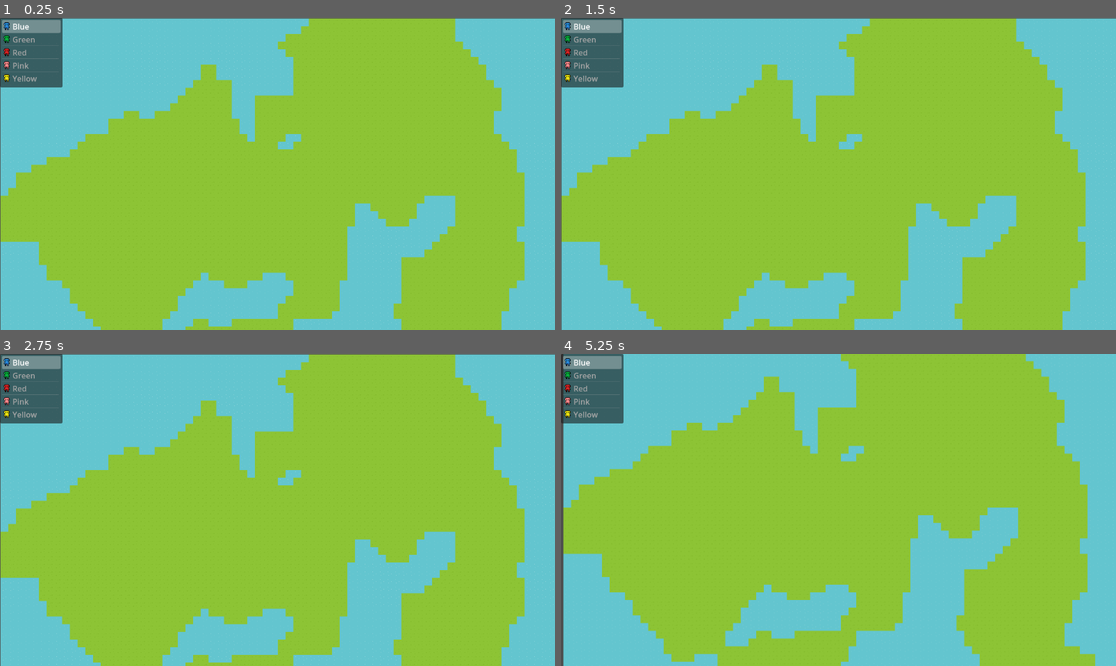
Above: before the commit, frames 1-4 (two rows, left to right).
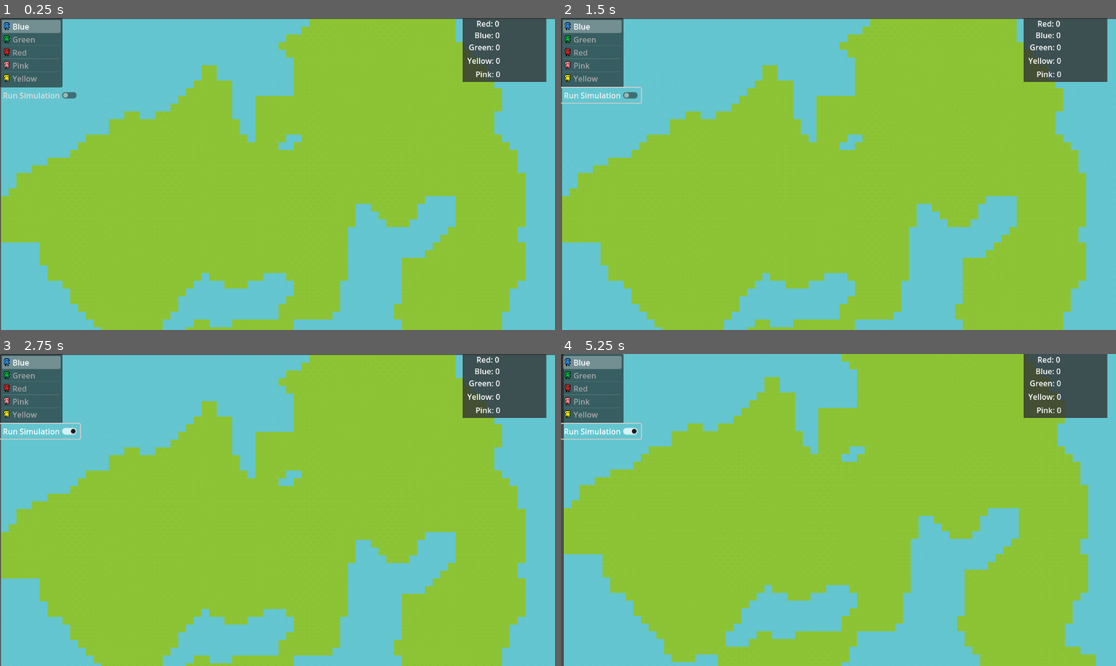
Above: after the commit, the same moments.

Repository: Crisptos/Empires-Automata
Game: Godot game, scene res://Scenes/World/world.tscn
Two runs of this game, one before a commit and one after it. Both use one fixed random seed, a clock stepped at 60 frames per second and the inputs below.
Inputs (mouse positions are in pixels of both pictures, inside the frame that each line leads up to):
- Up to frame 1 (0.25 s): no input
- Up to frame 2 (1.5 s): click (599, 96) at 0.5 s, where only the run after the commit has a clickable "Run Simulation"; click (599, 96) at 1.25 s, where only the run after the commit has a clickable "Run Simulation"
- Up to frame 3 (2.75 s): click (38, 432) at 2 s, where only the run after the commit has a clickable "Run Simulation"
- Up to frame 4 (5.25 s): tap Enter at 2.75 s; move the mouse to (960, 494) at 2.77 s; hold S (CAMERA_DOWN) 2.78-3.5 s; click (960, 494) at 2.92 s; drag from (727, 525) to (810, 572) at 3.52 s; tap Space at 4.25 s; move the mouse to (894, 441) at 4.27 s; hold D (CAMERA_RIGHT) 4.28-5 s; click (894, 441) at 4.42 s; drag from (810, 572) to (672, 463) at 5.02 s

The runs differ from the first frame. In frame 1, 5.1% of the frame differs, in the area x 0-100%, y 0-100%; in frame 2, 5.2%; in frame 3, 5.2%; in frame 4, 4.6%.

Commit message:
Added in the main cell behavior. Added a pause and play button for the world state. Added in UI elements to count the current population of each colony.

Diff:
--- a/Scenes/Person/Person.gd
+++ b/Scenes/Person/Person.gd
@@ -4,12 +4,29 @@
 var colony: int
 var age: int
 var strength: int
-var is_alive: bool
+var base_strength: int
+var strength_addon = RandomNumberGenerator.new()
+var reproduction: int
 
 func init(color: int, pos: Vector2):
 	position = pos
 	frame = color
 	colony = color
 	age = 0
-	strength = 10
-	is_alive = true
+	reproduction = 0
+	base_strength = 60
+	strength = base_strength + round(strength_addon.randf_range(1.0, 8.0))
+
+func is_alive() -> bool:
+	if age >= strength:
+		return false
+	return true
+
+func can_reproduce() -> bool:
+	if reproduction < 50:
+		return false
+	reproduction = 0
+	return true
+
+func die():
+	queue_free()
--- a/Scenes/UI/ColorOptions.gd
+++ b/Scenes/UI/ColorOptions.gd
@@ -4,8 +4,3 @@
 # Called when the node enters the scene tree for the first time.
 func _ready():
 	select(0)
-
-
-# Called every frame. 'delta' is the elapsed time since the previous frame.
-func _process(delta):
-	pass
--- a/Scenes/World/WorldGrid.gd
+++ b/Scenes/World/WorldGrid.gd
@@ -5,6 +5,13 @@
 @export var show_grid: bool = false
 @onready var DebugMode = $DebugMode
 @onready var PopulationHandler = $Population
+
+@onready var RedLabel = get_node("../CanvasLayer/GUI/Red")
+@onready var BlueLabel = get_node("../CanvasLayer/GUI/Blue")
+@onready var GreenLabel = get_node("../CanvasLayer/GUI/Green")
+@onready var YellowLabel = get_node("../CanvasLayer/GUI/Yellow")
+@onready var PinkLabel = get_node("../CanvasLayer/GUI/Pink")
+
 var PersonScene = preload("res://Scenes/Person/person.tscn")
 
 # TileMap Relevent Vars
@@ -16,9 +23,16 @@
 var grid: Dictionary = {}
 var population: Dictionary = {}
 var noise := FastNoiseLite.new()
+var dirx = RandomNumberGenerator.new()
+var diry = RandomNumberGenerator.new()
 
-# UI Related Vars
-var selected_color: int
+var red = 0
+var blue = 0
+var green = 0
+var yellow = 0
+var pink = 0
+
+enum ACTIONS {STAY, FIGHT, MOVE, ENCOUNTER}
 
 # Node Initialization
 func _ready():
@@ -27,23 +41,117 @@
 	generate_grid()
 
 # Cell Behavior and Rule Checking
-func spawn_person(pos: Vector2):
-	if !check_valid_tile(pos):
+func spawn_person(pos: Vector2, colony: int):
+	if check_valid_tile(pos) != ACTIONS.MOVE:
 		return
 	var new_person = PersonScene.instantiate()
-	new_person.init(selected_color, grid_to_world(pos))
+	new_person.init(colony, grid_to_world(pos))
 	population[pos] = new_person
 	PopulationHandler.add_child(new_person)
-	print("Spawned Person")
+	match colony:
+		0:
+			blue+=1
+			BlueLabel.set_text(str("Blue: ", blue))
+		1:
+			green+=1
+			GreenLabel.set_text(str("Green: ", green))
+		2:
+			red+=1
+			RedLabel.set_text(str("Red: ", red))
+		3:
+			pink+=1
+			PinkLabel.set_text(str("Pink: ", pink))
+		4:
+			yellow+=1
+			YellowLabel.set_text(str("Yellow: ", yellow))
 
-func check_valid_tile(pos: Vector2) -> bool:
-	if grid[pos] < .20:
-		print("Cannot place a unit in water")
-		return false
+func check_valid_tile(pos: Vector2) -> ACTIONS:
+	if pos.x < 0 || pos.y < 0 || pos.x >= width || pos.y >= height:
+		return ACTIONS.STAY
+	elif grid[pos] < .20:
+		return ACTIONS.STAY
 	elif population.has(pos):
-		print("Cannot place a unit on top of another one")
+		return ACTIONS.ENCOUNTER
+	return ACTIONS.MOVE
+
+func friend_or_foe(target: Vector2, colony: int) -> bool:
+	if population[target].colony != colony:
 		return false
 	return true
+
+func cell_fight(c1: Vector2, c2: Vector2) -> bool:
+	if population[c1].strength < population[c2].strength:
+		return false
+	return true
+
+func move_cell(cell: Person, old_spot: Vector2, new_spot: Vector2):
+	cell.position = grid_to_world(new_spot)
+	population.erase(old_spot)
+	population[new_spot] = cell
+
+func delete_cell(cell: Person, pos: Vector2):
+	match cell.colony:
+		0:
+			blue-=1
+			BlueLabel.set_text(str("Blue: ", blue))
+		1:
+			green-=1
+			GreenLabel.set_text(str("Green: ", green))
+		2:
+			red-=1
+			RedLabel.set_text(str("Red: ", red))
+		3:
+			pink-=1
+			PinkLabel.set_text(str("Pink: ", pink))
+		4:
+			yellow-=1
+			YellowLabel.set_text(str("Yellow: ", yellow))
+
+	population.erase(pos)
+	cell.die()
+
+func get_empty_pos(current_pos: Vector2) -> Vector2:
+	var full = 0
+	for x in range(-1,1):
+		for y in range(-1,1):
+			if !population.has(Vector2(current_pos.x+x, current_pos.y+y)):
+				return Vector2(current_pos.x+x, current_pos.y+y)
+
+	return current_pos
+
+func update_cells():
+
+	for pos in population:
+
+		var current_person = population[pos]
+
+		# Check to see if that cell is alive
+		if !current_person.is_alive():
+			delete_cell(current_person, pos)
+			return
+
+		# Check to see if they can reproduce
+		if current_person.can_reproduce():
+			var new_spot = get_empty_pos(pos)
+			if new_spot != pos:
+				spawn_person(new_spot, current_person.colony)
+
+		# Check for valid movement
+		var new_spot = Vector2(round(pos.x+dirx.randf_range(-1.0, 1.0)), round(pos.y+diry.randf_range(-1.0, 1.0)))
+		match check_valid_tile(new_spot):
+			ACTIONS.MOVE:
+				move_cell(current_person, pos, new_spot)
+			ACTIONS.ENCOUNTER:
+				match friend_or_foe(new_spot, current_person.colony):
+					false:
+						if cell_fight(pos, new_spot):
+							delete_cell(population[new_spot], new_spot)
+							move_cell(current_person, pos, new_spot)
+						else:
+							delete_cell(current_person, pos)
+		current_person.age+=1
+		current_person.reproduction+=5
+
 
 # World Generation
 func generate_grid():
@@ -70,7 +178,3 @@
 
 func world_to_grid(_pos: Vector2) -> Vector2:
 	return floor(_pos/cell_size)
-
-# UI Signal
-func _on_item_list_item_selected(index):
-	selected_color = index
--- a/Scenes/World/world.gd
+++ b/Scenes/World/world.gd
@@ -1,6 +1,10 @@
 extends Node2D
 
 @onready var WorldState = $WorldGrid
+
+# UI Related Vars
+var selected_color: int
+var play: bool = false
 
 func _ready():
 	pass
@@ -8,4 +12,16 @@
 func _input(event):
 	if event is InputEventMouseButton and Input.is_mouse_button_pressed(MOUSE_BUTTON_RIGHT):
 		var spawnLoc = WorldState.world_to_grid(get_global_mouse_position())
-		WorldState.spawn_person(spawnLoc)
+		WorldState.spawn_person(spawnLoc, selected_color)
+
+func _process(_delta):
+	if(play):
+		WorldState.update_cells()
+
+
+func _on_check_button_toggled(button_pressed):
+	play = !play
+
+
+func _on_item_list_item_selected(index):
+	selected_color = index
--- a/Scenes/World/world.tscn
+++ b/Scenes/World/world.tscn
@@ -30,7 +30,7 @@
 script = ExtResource("1_21lrn")
 
 [node name="WorldGrid" type="TileMap" parent="."]
-position = Vector2(1, 1)
+position = Vector2(2, 2)
 tile_set = SubResource("TileSet_0i00f")
 format = 2
 layer_0/name = "Terrain"
@@ -70,4 +70,54 @@
 item_4/icon = ExtResource("9_tak2l")
 script = ExtResource("6_1p4ph")
 
-[connection signal="item_selected" from="CanvasLayer/GUI/ItemList" to="WorldGrid" method="_on_item_list_item_selected"]
+[node name="CheckButton" type="CheckButton" parent="CanvasLayer/GUI"]
+layout_mode = 0
+offset_top = 145.0
+offset_right = 166.0
+offset_bottom = 176.0
+text = "Run Simulation"
+
+[node name="ColorRect" type="ColorRect" parent="CanvasLayer/GUI"]
+layout_mode = 0
+offset_left = 960.0
+offset_right = 1134.0
+offset_bottom = 133.0
+color = Color(0.196078, 0.196078, 0.196078, 0.803922)
+
+[node name="Red" type="Label" parent="CanvasLayer/GUI"]
+layout_mode = 0
+offset_left = 989.0
+offset_right = 1037.0
+offset_bottom = 26.0
+text = "Red: 0"
+
+[node name="Blue" type="Label" parent="CanvasLayer/GUI"]
+offset_left = 985.0
+offset_top = 24.0
+offset_right = 1038.0
+offset_bottom = 50.0
+text = "Blue: 0"
+
+[node name="Green" type="Label" parent="CanvasLayer/GUI"]
+offset_left = 973.0
+offset_top = 49.0
+offset_right = 1038.0
+offset_bottom = 75.0
+text = "Green: 0"
+
+[node name="Yellow" type="Label" parent="CanvasLayer/GUI"]
+offset_left = 970.0
+offset_top = 77.0
+offset_right = 1039.0
+offset_bottom = 103.0
+text = "Yellow: 0"
+
+[node name="Pink" type="Label" parent="CanvasLayer/GUI"]
+offset_left = 987.0
+offset_top = 105.0
+offset_right = 1039.0
+offset_bottom = 131.0
+text = "Pink: 0"
+
+[connection signal="item_selected" from="CanvasLayer/GUI/ItemList" to="." method="_on_item_list_item_selected"]
+[connection signal="toggled" from="CanvasLayer/GUI/CheckButton" to="." method="_on_check_button_toggled"]
